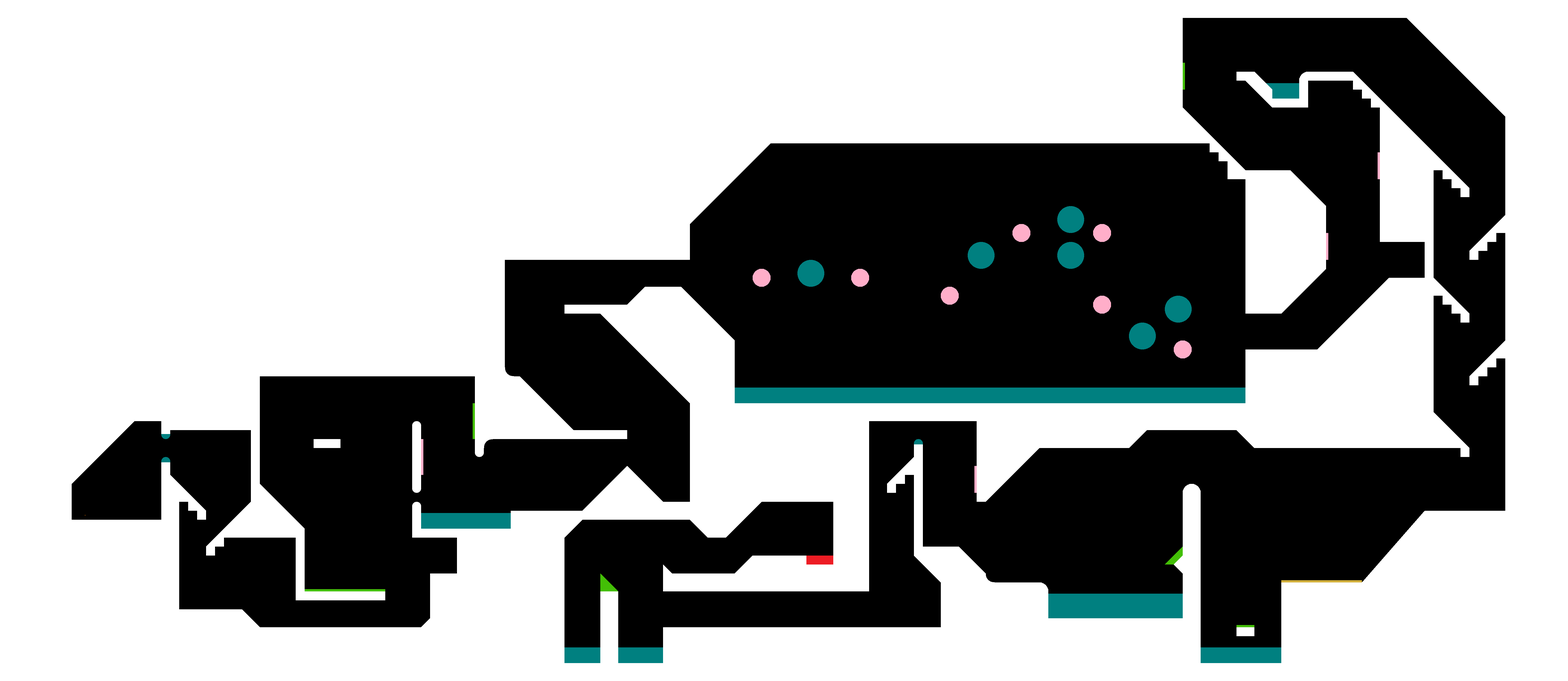
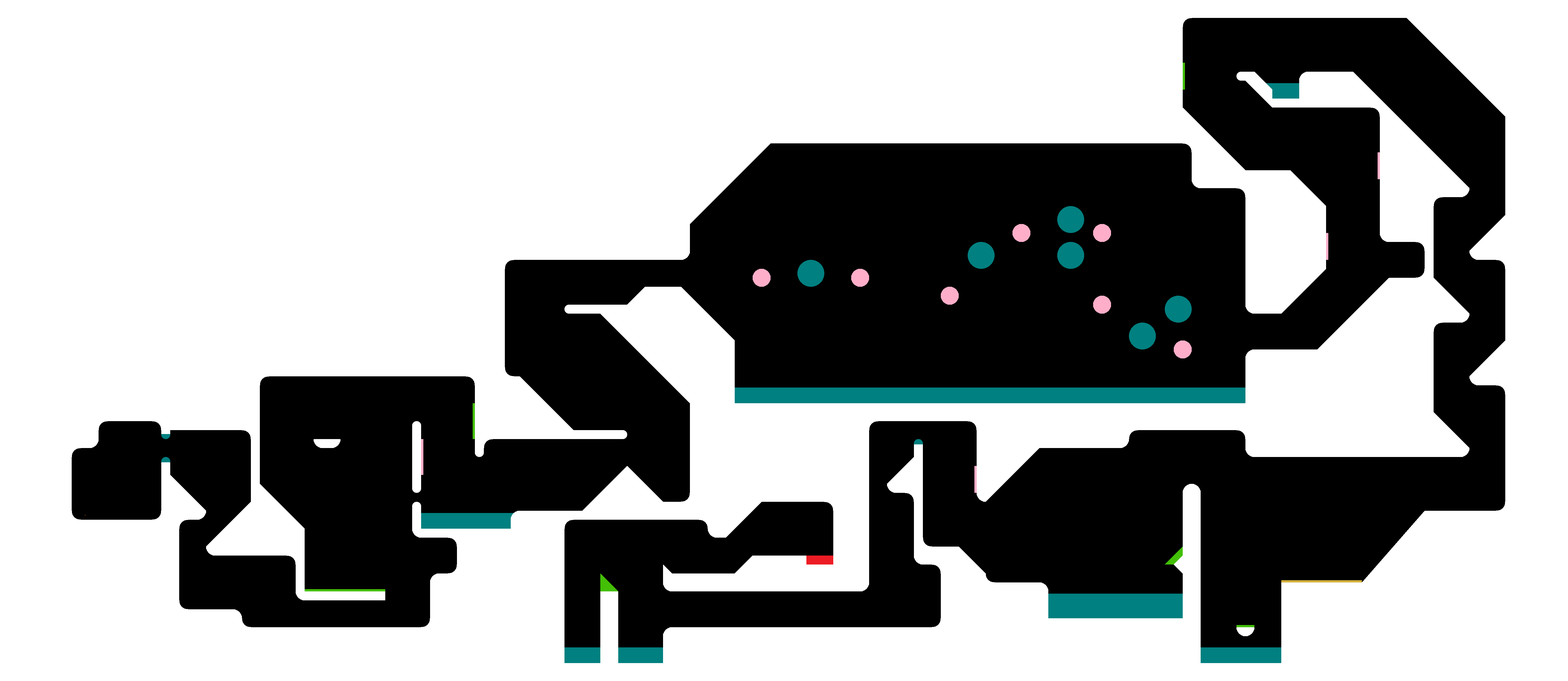
Before/after of a 1568px x 681px layered artwork. What changed in the layer stack:
renamed "overlay" to "white", painted on it over 71, 17, 1506, 637
painted on "Detail" over 510, 510, 518, 518
painted on "Structure" over 71, 17, 1506, 637
